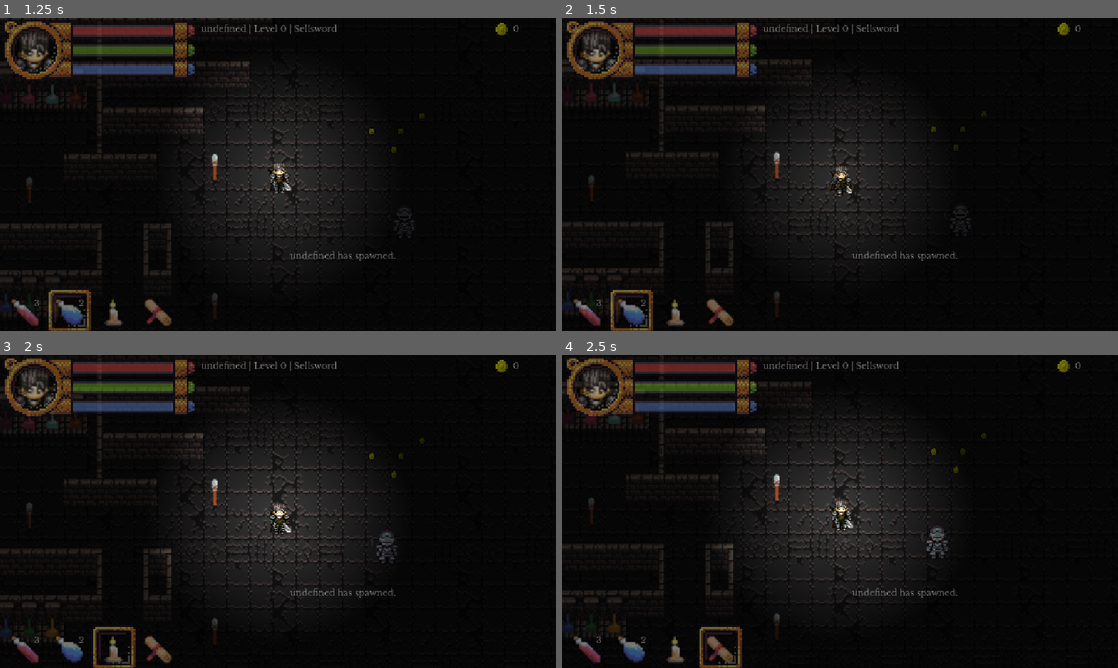
Above: before the commit, frames 1-4 (two rows, left to right).
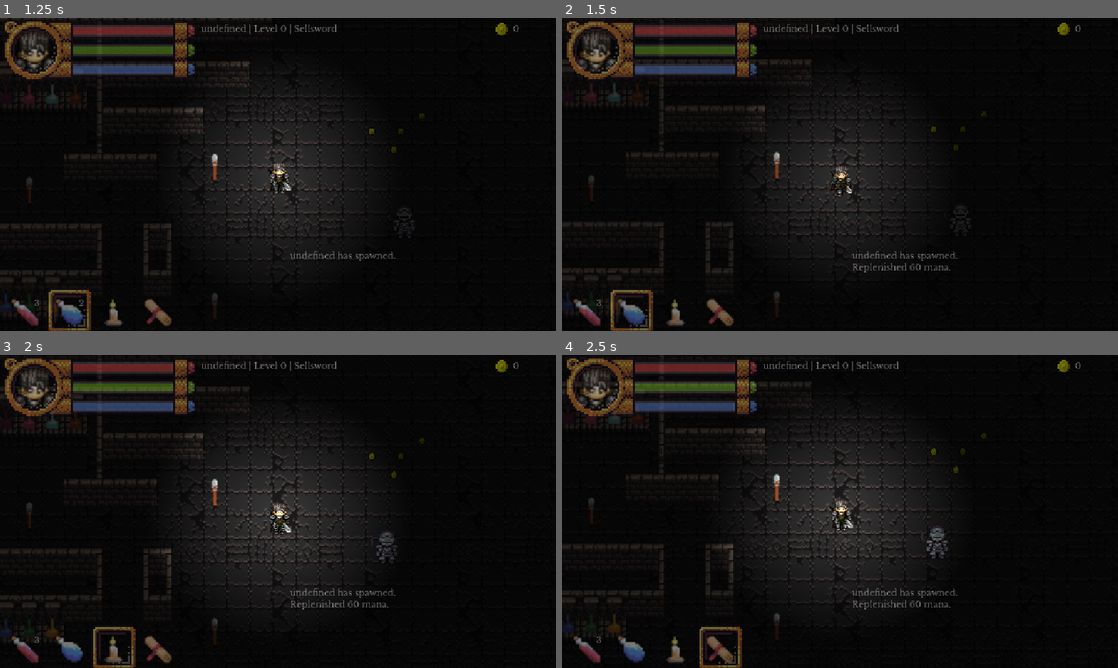
Above: after the commit, the same moments.

Repository: bbm-games/dankcryptic
Game: Godot game, scene res://game.tscn
Two runs of this game, one before a commit and one after it. Both use one fixed random seed, a clock stepped at 60 frames per second and the inputs below. This scene is started directly instead of the project's main scene.
Inputs (mouse positions are in pixels of both pictures, inside the frame that each line leads up to):
- Up to frame 1 (1.25 s): move the mouse to (400, 158) at 0.52 s; hold Right (item_right) from 0.53 s (still down); hold 1 (item_1) from 0.53 s (still down); click (400, 158) at 0.67 s; tap 2 (item_2) at 0.8 s
- Up to frame 2 (1.5 s): move the mouse to (728, 190) at 1.27 s; release Right (item_right) at 1.28 s; release 1 (item_1) at 1.28 s; hold S (walk_down) from 1.28 s (still down); tap 2 (item_2) at 1.35 s
- Up to frame 3 (2 s): keep holding S (walk_down); tap 3 (item_3) at 1.55 s
- Up to frame 4 (2.5 s): move the mouse to (895, 442) at 2.02 s; release S (walk_down) at 2.03 s; hold Right (item_right) from 2.03 s (still down); hold 3 (item_3) from 2.03 s (still down); tap 4 (item_4) at 2.3 s

Frame 1 is identical in both runs. In frame 2, 0.2% of the frame differs, in the area x 14-70%, y 78-92%; in frame 3, 0.2%; in frame 4, 0.2%.

Commit message:
fixed some glitches regarding spellcasting, added quick consume

Diff:
--- a/game.gd
+++ b/game.gd
@@ -54,6 +54,9 @@
 var emmisionNode
 var spell_active
 
+# to programatically simulate an item_consume input event
+var item_consume_event
+
 # Called when the node enters the scene tree for the first time.
 func _ready():
 
@@ -99,6 +102,11 @@
 	#file.close()
 	lore_data = GlobalVars.lore_data
 	all_quick_items = lore_data['items'] + lore_data['spells'] + lore_data['quest_items']
+
+	# set up the artificial item_consume input event
+	item_consume_event = InputEventAction.new()
+	item_consume_event.action = "item_consume"
+	item_consume_event.pressed = true
 
 	# set up the patient's chat box
 	chatBox = get_node('HUDLayer/CanvasGroup/chatBox')
@@ -191,7 +199,7 @@
 	otherstats.clear()
 	otherstats.append_text("Weight: " + str(player_data['weight']))
 	otherstats.append_text("\nInventory Weight: " + str(player_data['inventory_weight']))
-	otherstats.append_text("\nSpeed: " + str(base_speed))
+	otherstats.append_text("\nBase Speed: " + str(base_speed))
 	otherstats.append_text('\n\n' + "[color=purple]Poisoned[/color]: " + str(player_data['statuses']['poisoned']))
 	otherstats.append_text('\n' + "[color=orange]Burned[/color]: " + str(player_data['statuses']['burned']))
 	otherstats.append_text('\n' + "[color=blue]Drenched[/color]: " + str(player_data['statuses']['drenched']))
@@ -400,6 +408,8 @@
 func _on_mouse_entered_button():
 	hoverSound.play()
 
+
+
 func _input(event):
 	#print(event.as_text())
 	# Mouse in viewport coordinates.
@@ -410,28 +420,46 @@
 		mouse_event_pos = event.position
 	if event.is_action_pressed("item_1"):
 		get_node("HUDLayer/CanvasGroup/quickItemSwitchSound").play()
-		current_item_index = 0
-		item_slot_frame.set_position(item_slot_frame_initial_position + current_item_index * Vector2(46,0))
+		if current_item_index == 0 && not player_data["quick_slots"]['slot' + str(current_item_index+1)].contains("spell"):
+			Input.parse_input_event(item_consume_event)
+		else:
+			current_item_index = 0
+			item_slot_frame.set_position(item_slot_frame_initial_position + current_item_index * Vector2(46,0))
 	if event.is_action_pressed("item_2"):
 		get_node("HUDLayer/CanvasGroup/quickItemSwitchSound").play()
-		current_item_index = 1
-		item_slot_frame.set_position(item_slot_frame_initial_position + current_item_index * Vector2(46,0))
+		if current_item_index == 1 && not player_data["quick_slots"]['slot' + str(current_item_index+1)].contains("spell"):
+			Input.parse_input_event(item_consume_event)
+		else:
+			current_item_index = 1
+			item_slot_frame.set_position(item_slot_frame_initial_position + current_item_index * Vector2(46,0))
 	if event.is_action_pressed("item_3"):
 		get_node("HUDLayer/CanvasGroup/quickItemSwitchSound").play()
-		current_item_index = 2
-		item_slot_frame.set_position(item_slot_frame_initial_position + current_item_index * Vector2(46,0))
+		if current_item_index == 2 && not player_data["quick_slots"]['slot' + str(current_item_index+1)].contains("spell"):
+			Input.parse_input_event(item_consume_event)
+		else:
+			current_item_index = 2
+			item_slot_frame.set_position(item_slot_frame_initial_position + current_item_index * Vector2(46,0))
 	if event.is_action_pressed("item_4"):
 		get_node("HUDLayer/CanvasGroup/quickItemSwitchSound").play()
-		current_item_index = 3
-		item_slot_frame.set_position(item_slot_frame_initial_position + current_item_index * Vector2(46,0))
+		if current_item_index == 3 && not player_data["quick_slots"]['slot' + str(current_item_index+1)].contains("spell"):
+			Input.parse_input_event(item_consume_event)
+		else:
+			current_item_index = 3
+			item_slot_frame.set_position(item_slot_frame_initial_position + current_item_index * Vector2(46,0))
 	if event.is_action_pressed("item_5"):
 		get_node("HUDLayer/CanvasGroup/quickItemSwitchSound").play()
-		current_item_index = 4
-		item_slot_frame.set_position(item_slot_frame_initial_position + current_item_index * Vector2(46,0))
+		if current_item_index == 4 && not player_data["quick_slots"]['slot' + str(current_item_index+1)].contains("spell"):
+			Input.parse_input_event(item_consume_event)
+		else:
+			current_item_index = 4
+			item_slot_frame.set_position(item_slot_frame_initial_position + current_item_index * Vector2(46,0))
 	if event.is_action_pressed("item_6"):
 		get_node("HUDLayer/CanvasGroup/quickItemSwitchSound").play()
-		current_item_index = 5
-		item_slot_frame.set_position(item_slot_frame_initial_position + current_item_index * Vector2(46,0))
+		if current_item_index == 5 && not player_data["quick_slots"]['slot' + str(current_item_index+1)].contains("spell"):
+			Input.parse_input_event(item_consume_event)
+		else:
+			current_item_index = 5
+			item_slot_frame.set_position(item_slot_frame_initial_position + current_item_index * Vector2(46,0))
 	if event.is_action_pressed("item_left"):
 		# cancel any currently running spells
 		spell_active = false
@@ -485,8 +513,11 @@
 				update_player_inventory()
 
 	if event.is_action_released("item_consume"):
-		if current_item_index == 3:
-			spell_active = false
+		# this is for stopping casting a spell
+		var item_id = player_data["quick_slots"]['slot' + str(current_item_index+1)]
+		if item_id:
+			if item_id.contains("spell"):
+				spell_active = false
 	if event.is_action_pressed("attack") && !playerMenu.visible && !chatPopup.visible:
 		if not block_held:
 			attack_held = true
